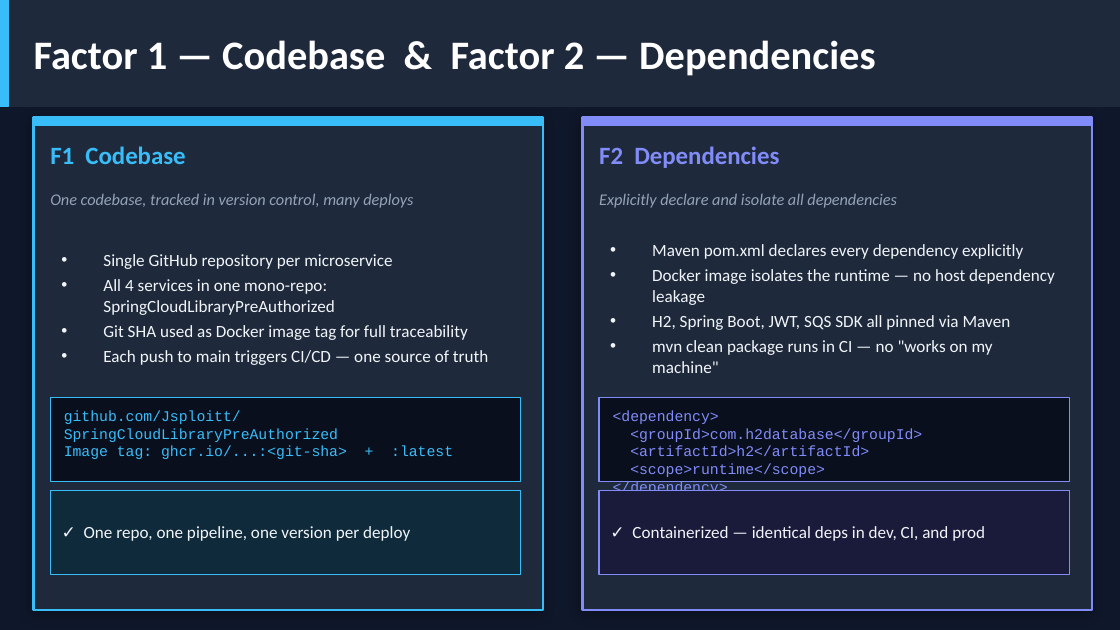
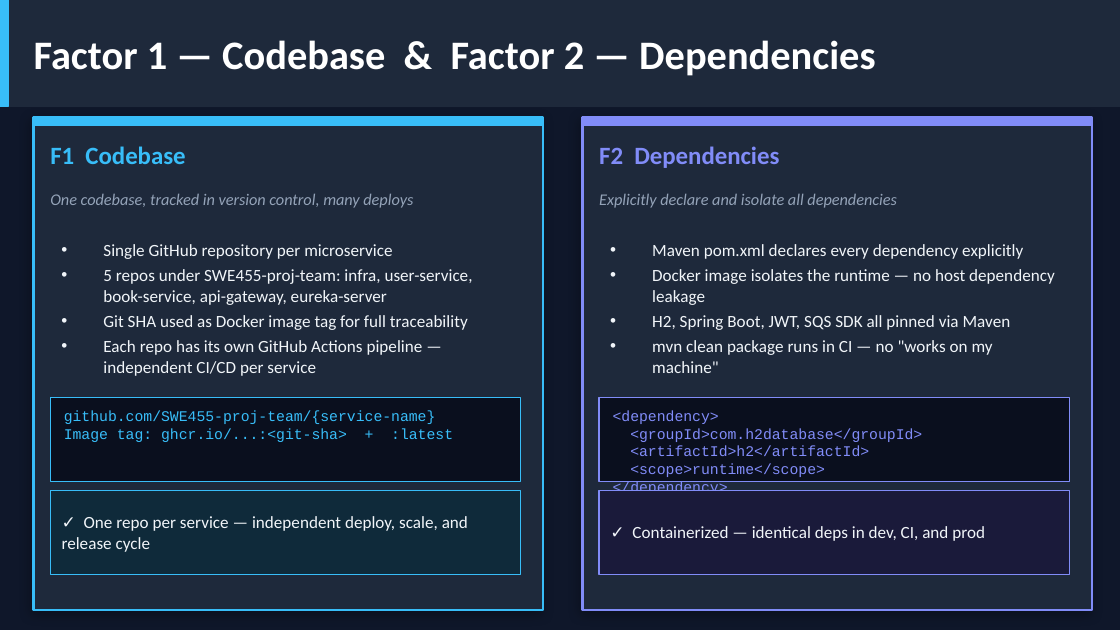
Before and after one commit to Jsploitt/SpringCloudLibraryPreAuthorized, a slide deck: slide 3 of 15factor-presentation.pptx. Drawn at 1120x630 pixels with LibreOffice and Linux fonts; fonts in the diff are those of the drawing. Boxes give left, top, right and bottom in pixels: in the first picture for what was removed or moved away, otherwise in the second. Text is boxed around its words. In the diff, an @@ line names an element or a change of style, - is before the commit and + after.

```diff
--- a/15factor-presentation.pptx
+++ b/15factor-presentation.pptx
@@ text at [103, 269, 473, 305]: text changed @@
-• All 4 services in one mono-repo: SpringCloudLibraryPreAuthorized
+• 5 repos under SWE455-proj-team: infra, user-service, book-service, api-gateway, eureka-server
@@ text at [103, 340, 423, 376]: text changed @@
-• Each push to main triggers CI/CD — one source of truth
+• Each repo has its own GitHub Actions pipeline — independent CI/CD per service
@@ text at [64, 410, 436, 424]: text changed @@
-github.com/Jsploitt/SpringCloudLibraryPreAuthorized
+github.com/SWE455-proj-team/{service-name}
@@ text at [62, 516, 468, 552]: text changed @@
-✓ One repo, one pipeline, one version per deploy
+✓ One repo per service — independent deploy, scale, and release cycle
```
Also in this commit, not shown: 1 other slide changed.
